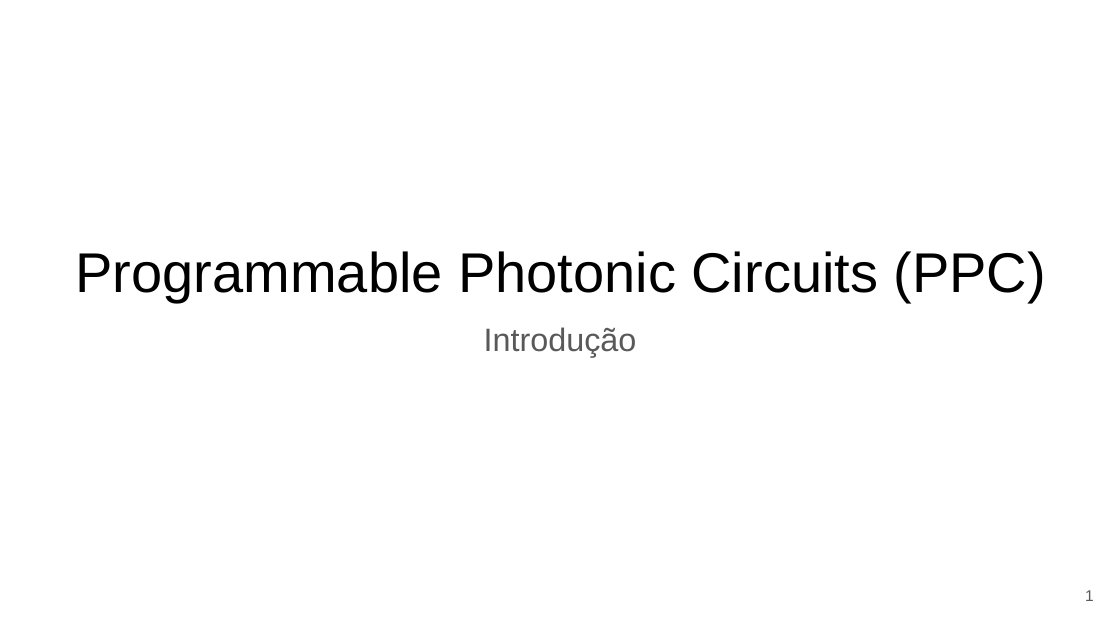
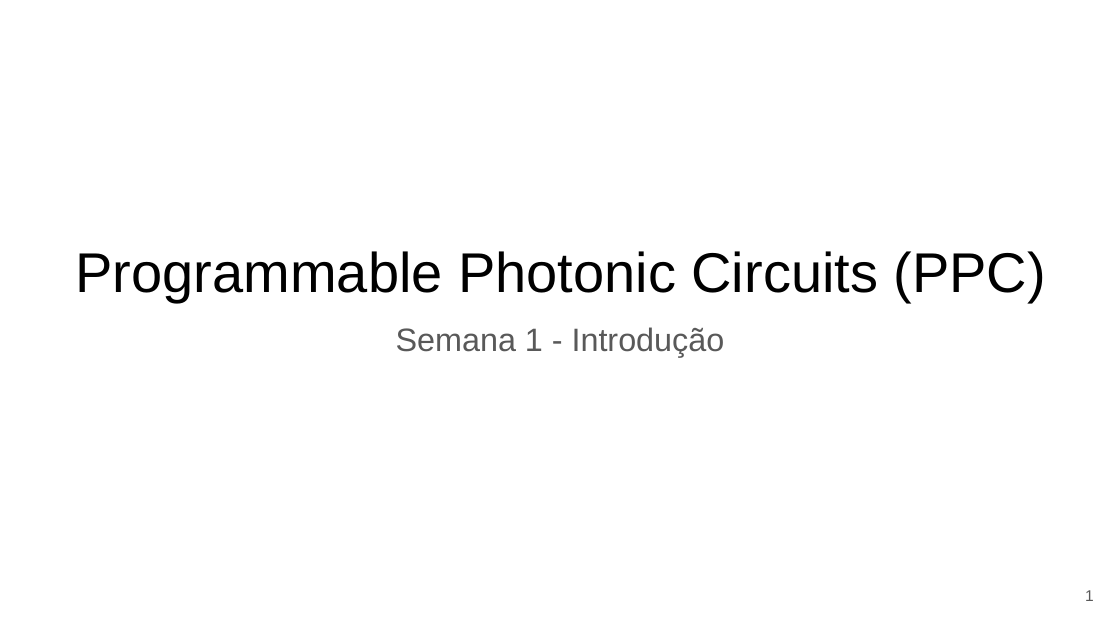
Before and after one commit to CaioRodrigues200/Programmable-Multifunctional-Circuit, a slide deck: slide 1 of Documentation/PPC_Report.pptx. Drawn at 1120x630 pixels with LibreOffice and Linux fonts; fonts in the diff are those of the drawing. Boxes give left, top, right and bottom in pixels: in the first picture for what was removed or moved away, otherwise in the second. Text is boxed around its words. In the diff, an @@ line names an element or a change of style, - is before the commit and + after.

```diff
--- a/Documentation/PPC_Report.pptx
+++ b/Documentation/PPC_Report.pptx
@@ text at <box>396,327,725,357</box>: text changed @@
-Introdução
+Semana 1 - Introdução
```
Also in this commit, not shown: 5 other slides changed, 6 slides added, 11 other files.
